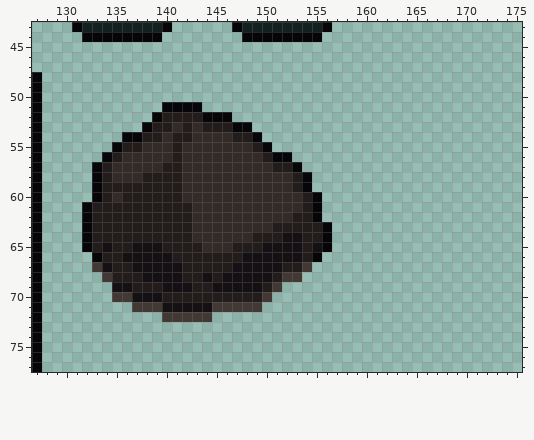
A pixel-art file gets an edit: art/sketchpad.aseprite. Above, as it was before the edit.
176x176 pixels, 1 frame. Shown: x 127..175, y 43..77.
Once edited:
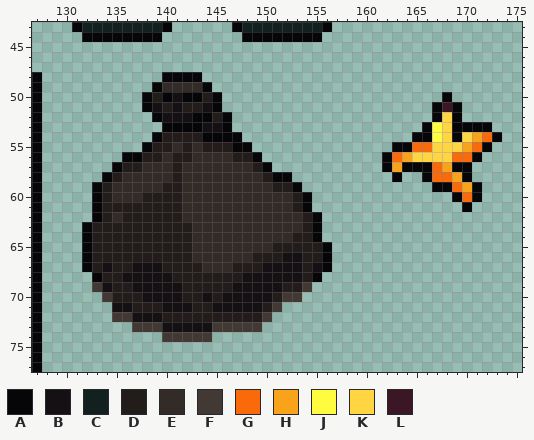
Palette (. is transparent): A #060608  B #141013  C #122020  D #221c1a  E #322b28  F #423934  G #fa6a0a  H #f9a31b  J #fffc40  K #ffd541  L #3b1725
Edits made:
Changed rows in their new state; - is an unchanged pixel.
Layer "Layer 1":
first column x 132:
48 --------AAAA------------------------------
49 -------AEEEEA-----------------------------
50 ------ADABAADA----------------------A-----
51 ------ABDBDDBA---------------------ALA----
52 --------BBBA-D---------------------AKA----
53 ------..AAAABBA..-----------------AJKAAAA-
54 ----...AD--DAAAA..---------------AAJKAKHGA
55 ---...ADDED-DDDAA..------------AAGGKKKHGA-
56 --..AADD--D----DDA...---------AGHKKKKGGA--
57 -..ADD--E--------DA...--------AHAAAGHAA---
58 -.AD--EEE---------DAA..--------A--AGGHA---
59 ---EEEEE-----------DDA.------------AAGHA--
60 ----EE---------------DA.-------------AGA--
61 .A--------E----------DA.--------------A---
62 .A-E------E----------E--------------------
63 -------------------EEE-A.-----------------
64 -----------------EEEED-A.-----------------
65 --D--DDD---E---EEEEDDD-D------------------
66 AD--DDDDD--EEEEEEDDD---DA-----------------
67 AD------DD--EEEDDD--BBDBA-----------------
68 -AD-BB---D--D-DD---BBBDA------------------
69 -FBDDBBB--D--DD---BBDDF-------------------
70 --FDDD--BB--B-BBBBBDFF--------------------
71 ---BBDDD---DDBBBBBDF----------------------
72 ---FFBBBDDDDDDDDDDF-----------------------
73 -----FFFBBBBBFFFFF------------------------
74 --------FFFFF-----------------------------
Boxes around the changes in both pictures, in picture pixels (x1, y1, x2, y2):
changed: (82, 72, 332, 342)
added: (382, 92, 502, 212)
